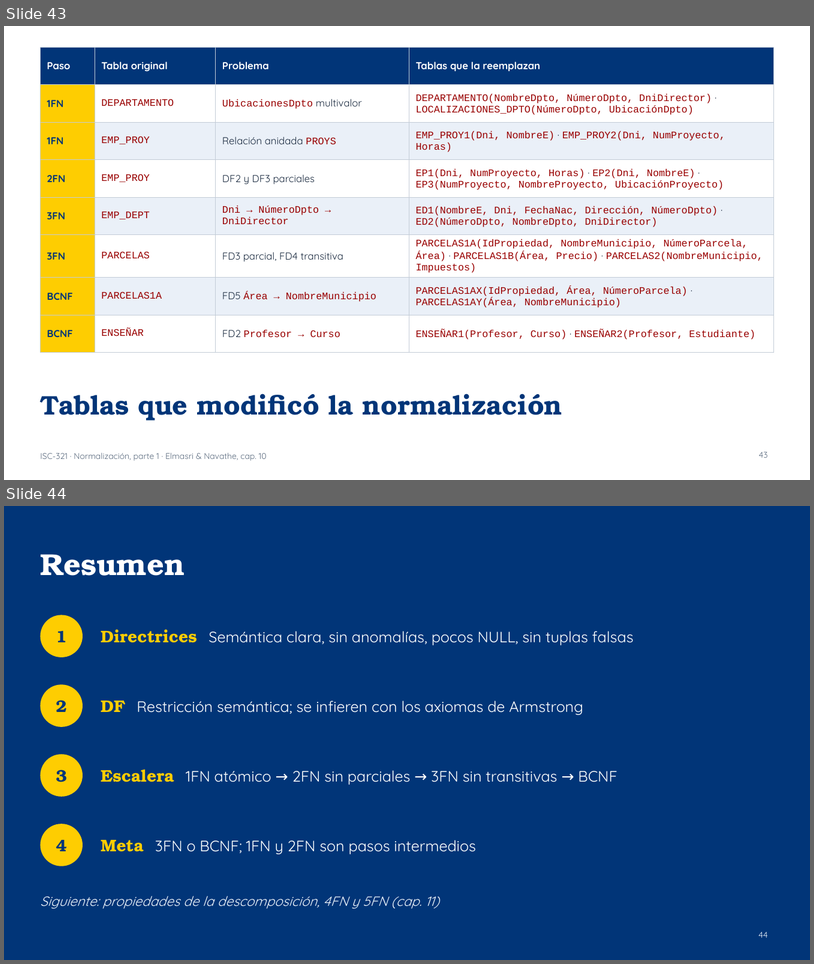
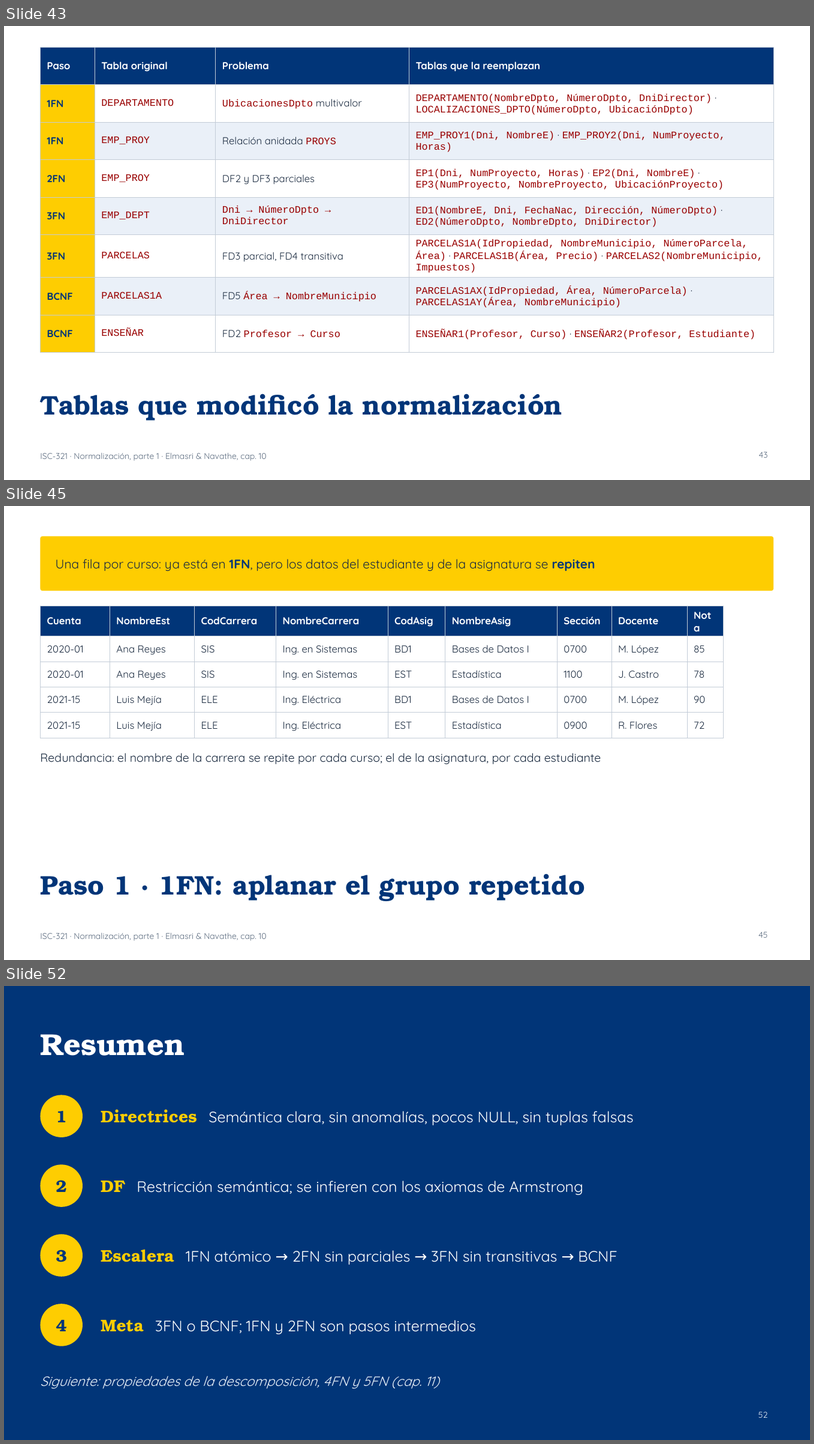
Before and after one commit to ISCODIGO/iscodigo.github.io, a slide deck: isc-321/unidad-3/normalizacion.pptx. Shown one above the other, each under a label of ours: slides 43 and 44 before the commit, slides 43, 45 and 52 after it; the slides between them are not shown. The pictures are 814x964 and 814x1444 pixels, drawn with LibreOffice and Linux fonts; fonts in the diff are those of the drawing. Boxes give left, top, right and bottom in pixels: in the first picture for what was removed or moved away, otherwise in the second. Text is boxed around its words. In the diff, an @@ line names an element or a change of style, - is before the commit and + after.

```diff
--- a/isc-321/unidad-3/normalizacion.pptx
+++ b/isc-321/unidad-3/normalizacion.pptx
@@ slide 45 added at <box>4,506,810,960</box>, background #FFFFFF; not listed: 1 template element that a slide beside it also shows @@
@@ rounded rectangle added at <box>40,536,774,591</box>, fill #FECD01 @@
@@ text added at <box>56,559,596,571</box>, 15 pt, text #1B2B40 @@
+Una fila por curso: ya está en 1FN, pero los datos del estudiante y de la asignatura se repiten
@@ table added at <box>40,606,724,733</box>, 5 rows, 9 columns @@
+Cuenta | NombreEst | CodCarrera | NombreCarrera | CodAsig | NombreAsig | Sección | Docente | Nota
+2020-01 | Ana Reyes | SIS | Ing. en Sistemas | BD1 | Bases de Datos I | 0700 | M. López | 85
+2020-01 | Ana Reyes | SIS | Ing. en Sistemas | EST | Estadística | 1100 | J. Castro | 78
+2021-15 | Luis Mejía | ELE | Ing. Eléctrica | BD1 | Bases de Datos I | 0700 | M. López | 90
+2021-15 | Luis Mejía | ELE | Ing. Eléctrica | EST | Estadística | 0900 | R. Flores | 72
@@ text added at <box>40,753,602,764</box>, 14 pt, text #1B2B40 @@
+Redundancia: el nombre de la carrera se repite por cada curso; el de la asignatura, por cada estudiante
@@ title added at <box>40,873,585,901</box>, 32 pt, text #013578, bold @@
+Paso 1 · 1FN: aplanar el grupo repetido
@@ page number added at <box>759,931,768,937</box>, 10 pt, text #5B6B7F @@
+45
@@ what was slide 44 is now slide 52 @@
@@ page number at <box>759,1411,768,1417</box>: text changed @@
-44
+52
```
Also in this commit, not shown: 1 slide changed, 7 other slides added, 1 other file.
